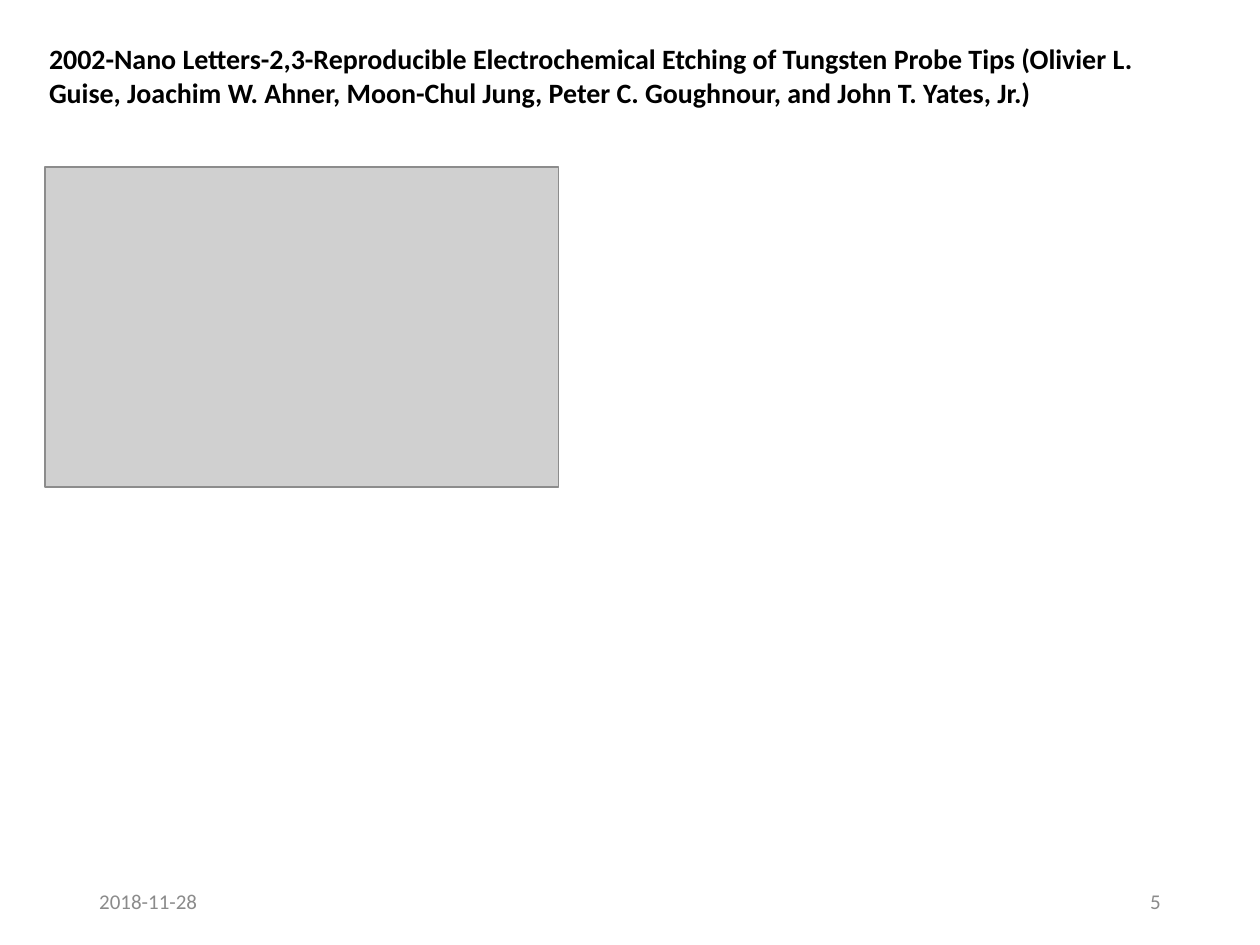
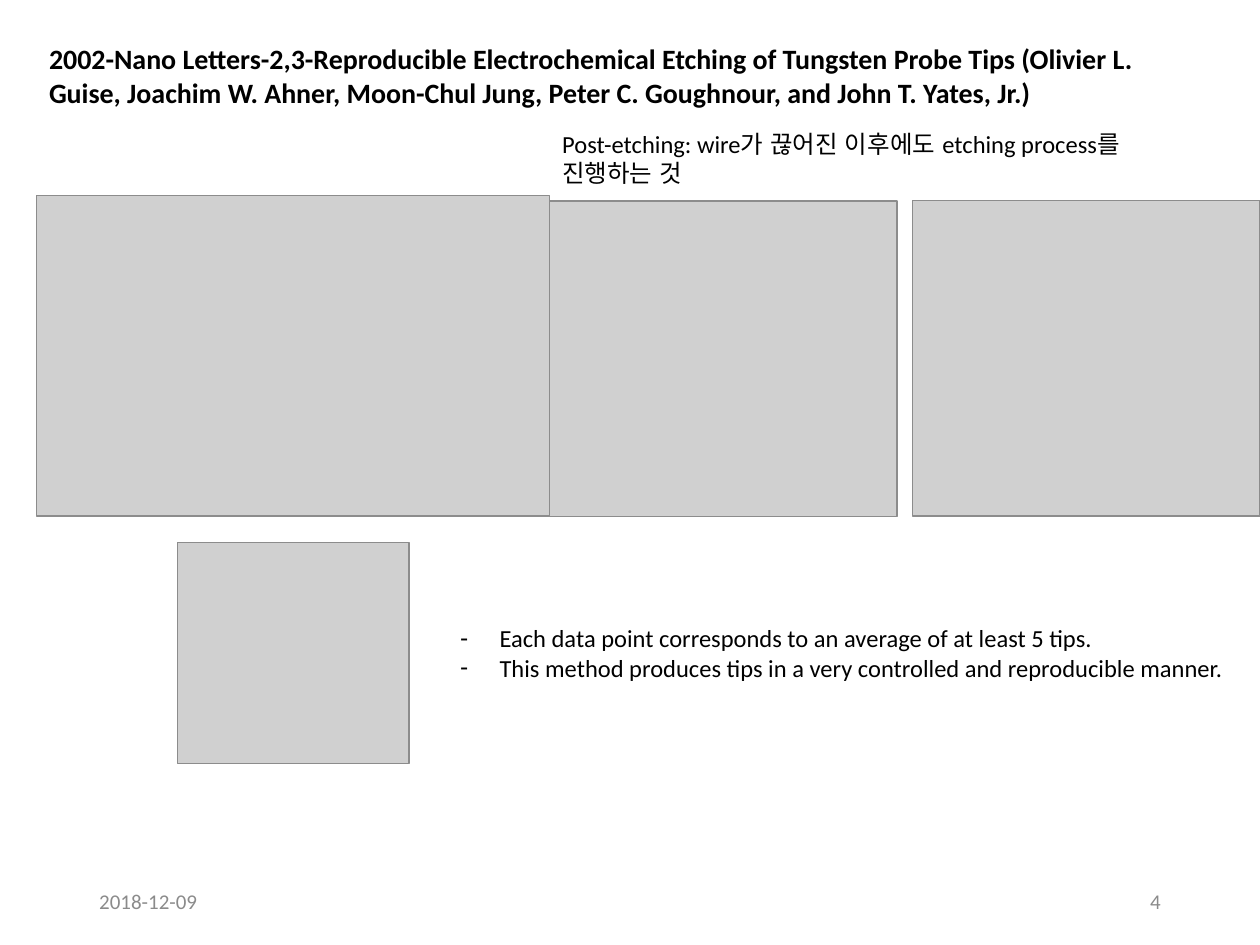
Before and after one commit to jglee96/NBTP_Lab, a slide deck: slide 4 of 랩미팅/201812/1812 W Tip 논문 정리 (Jong).pptx (slide 5 before the commit). Drawn at 1260x945 pixels with LibreOffice and Linux fonts; fonts in the diff are those of the drawing; grey boxes stand for pictures. Boxes give left, top, right and bottom in pixels: in the first picture for what was removed or moved away, otherwise in the second. Text is boxed around its words. In the diff, an @@ line names an element or a change of style, - is before the commit and + after.

```diff
--- a/랩미팅/201812/1812 W Tip 논문 정리 (Jong).pptx
+++ b/랩미팅/201812/1812 W Tip 논문 정리 (Jong).pptx
@@ text added at [562, 132, 1120, 184], 14 pt, text #000000 @@
+Post-etching: wire가 끊어진 이후에도 etching process를 진행하는 것
@@ picture: place and size @@
-picture at [45, 168, 558, 488]
+picture at [37, 195, 549, 515]
@@ picture added at [549, 202, 897, 517] @@
@@ picture added at [912, 200, 1260, 515] @@
@@ picture added at [178, 543, 410, 764] @@
@@ text added at [500, 630, 1222, 681], 14 pt, text #000000 @@
+– Each data point corresponds to an average of at least 5 tips.
+– This method produces tips in a very controlled and reproducible manner.
@@ text at [99, 895, 197, 909]: text changed @@
-2018-11-28
+2018-12-09
@@ page number at [1150, 895, 1161, 909]: text changed @@
-5
+4
```
Also in this commit, not shown: 4 other slides changed, 1 slide added, 6 slides removed.
